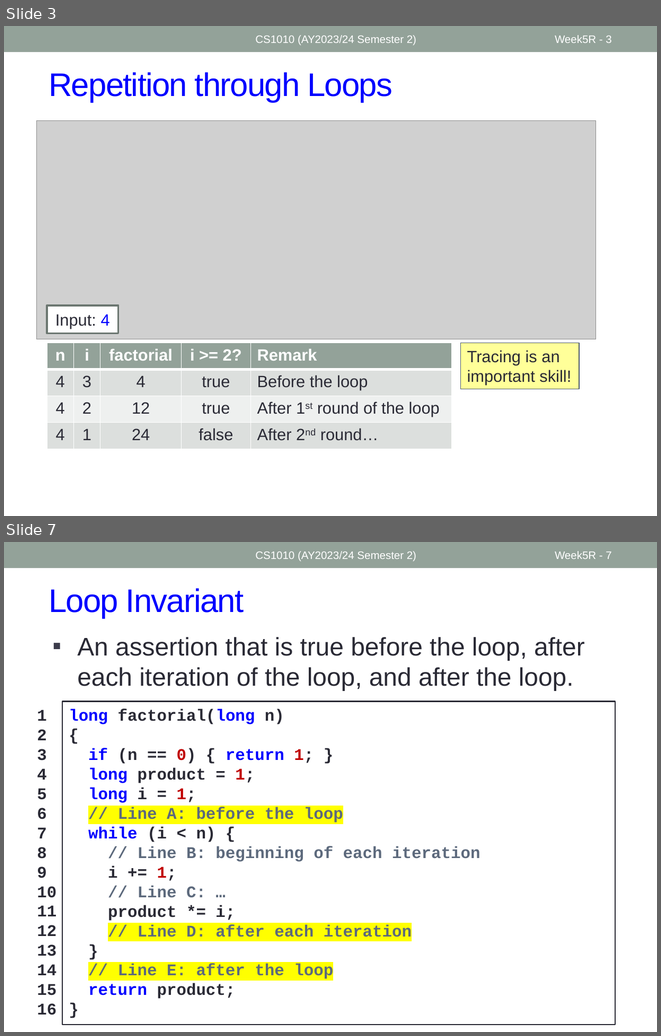
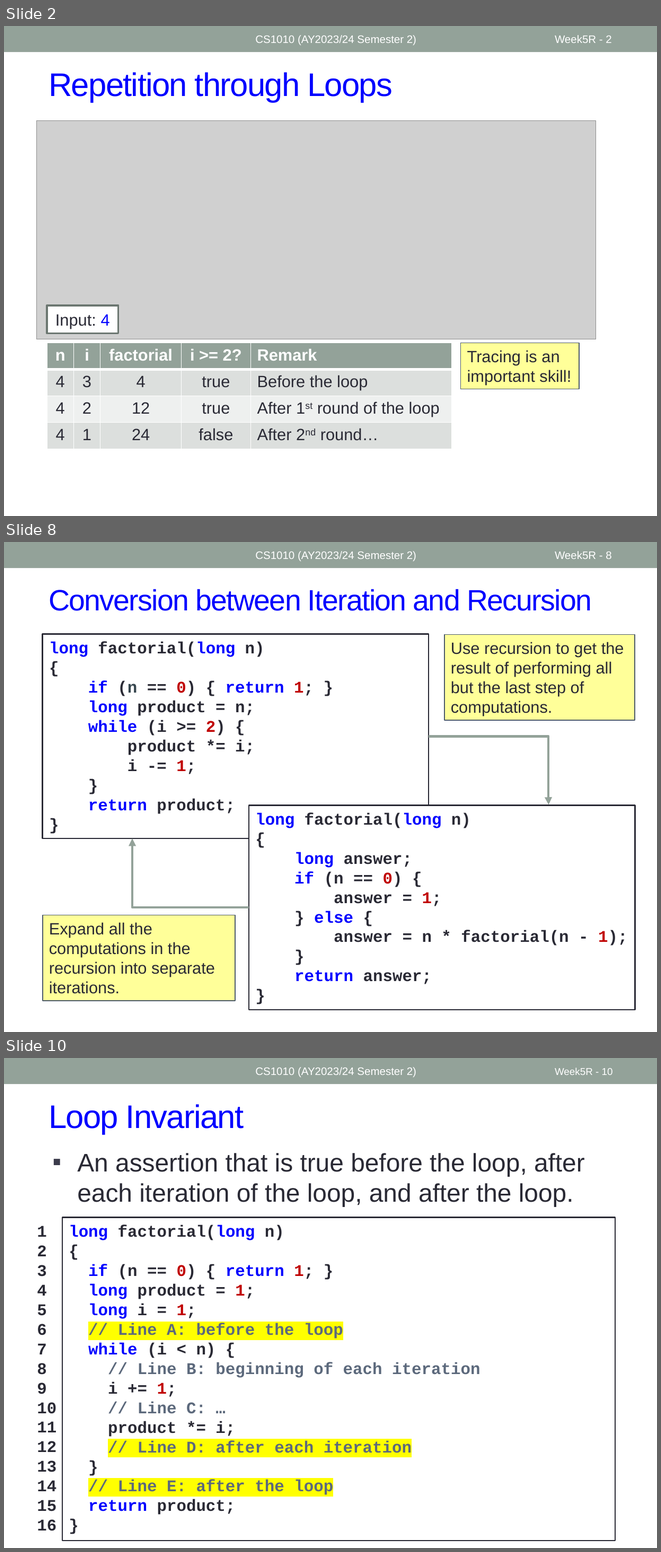
Before and after one commit to nus-cs1010-2425-s2/website, a slide deck: slides/Week5_Recap.pptx. Shown one above the other, each under a label of ours: slides 3 and 7 before the commit, slides 2, 8 and 10 after it; the slides between them are not shown. The pictures are 661x1036 and 661x1552 pixels, drawn with LibreOffice and Linux fonts; fonts in the diff are those of the drawing; grey boxes stand for pictures. Boxes give left, top, right and bottom in pixels: in the first picture for what was removed or moved away, otherwise in the second. Text is boxed around its words. In the diff, an @@ line names an element or a change of style, - is before the commit and + after.

```diff
--- a/slides/Week5_Recap.pptx
+++ b/slides/Week5_Recap.pptx
@@ slide 8 added at bbox=[4, 542, 657, 1032], background #FFFFFF; not listed: 1 template element that a slide beside it also shows @@
@@ text added at bbox=[255, 551, 416, 561], 12 pt, text #FFFFFF @@
+CS1010 (AY2023/24 Semester 2)
@@ page number added at bbox=[555, 551, 611, 559], 12 pt, text #FFFFFF @@
+Week5R - 8
@@ title added at bbox=[49, 589, 592, 611], 32.4 pt, text #0000FF @@
+Conversion between Iteration and Recursion
@@ rectangle added at bbox=[43, 634, 429, 838], fill #FFFFFF, outline #292934 1.5 pt, 18 pt, text #292934, bold @@
+long factorial(long n)
+{
+if (n == 0) { return 1; }
+long product = n;
+while (i >= 2) {
+product *= i;
+i -= 1;
+}
+return product;
+}
@@ rectangle added at bbox=[444, 635, 635, 720], fill #FFFF99, outline #4C5A6A 1 pt, 18 pt, text #292934 @@
+Use recursion to get the result of performing all but the last step of computations.
@@ elbow arrow added from (429, 736) to (548, 804), #93A299 2.75 pt @@
@@ rectangle added at bbox=[249, 805, 635, 1009], fill #FFFFFF, outline #292934 1.5 pt, 18 pt, text #292934, bold @@
+long factorial(long n)
+{
+long answer;
+if (n == 0) {
+answer = 1;
+} else {
+answer = n * factorial(n - 1);
+}
+return answer;
+}
@@ elbow arrow added from (249, 907) to (132, 838), #93A299 2.75 pt @@
@@ rectangle added at bbox=[43, 915, 235, 1000], fill #FFFF99, outline #4C5A6A 1 pt, 18 pt, text #292934 @@
+Expand all the computations in the recursion into separate iterations.
@@ what was slide 3 is now slide 2 @@
@@ page number at bbox=[555, 35, 611, 43]: text changed @@
-Week5R - 3
+Week5R - 2
@@ what was slide 7 is now slide 10 @@
@@ page number at bbox=[555, 1068, 613, 1075]: text changed; size 12 to 11 pt @@
-Week5R - 7
+Week5R - 10
```
Also in this commit, not shown: 5 slides changed, 2 other slides added, 5 other files.
